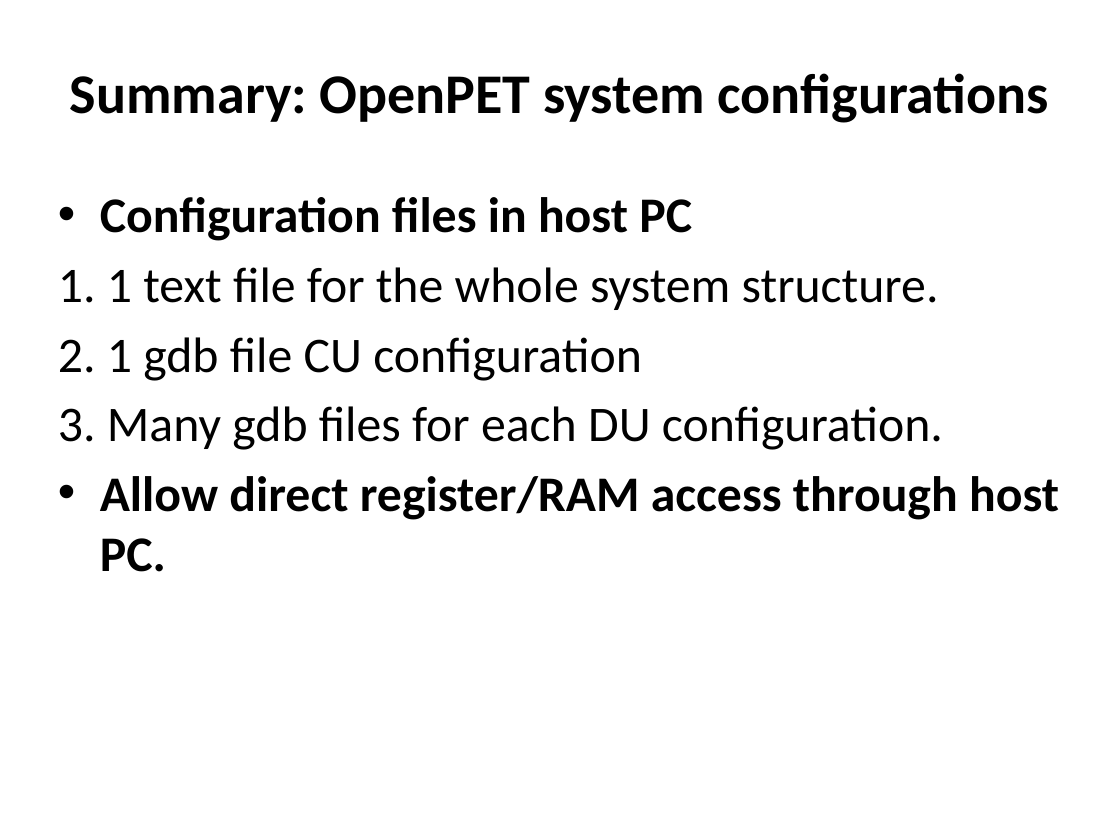
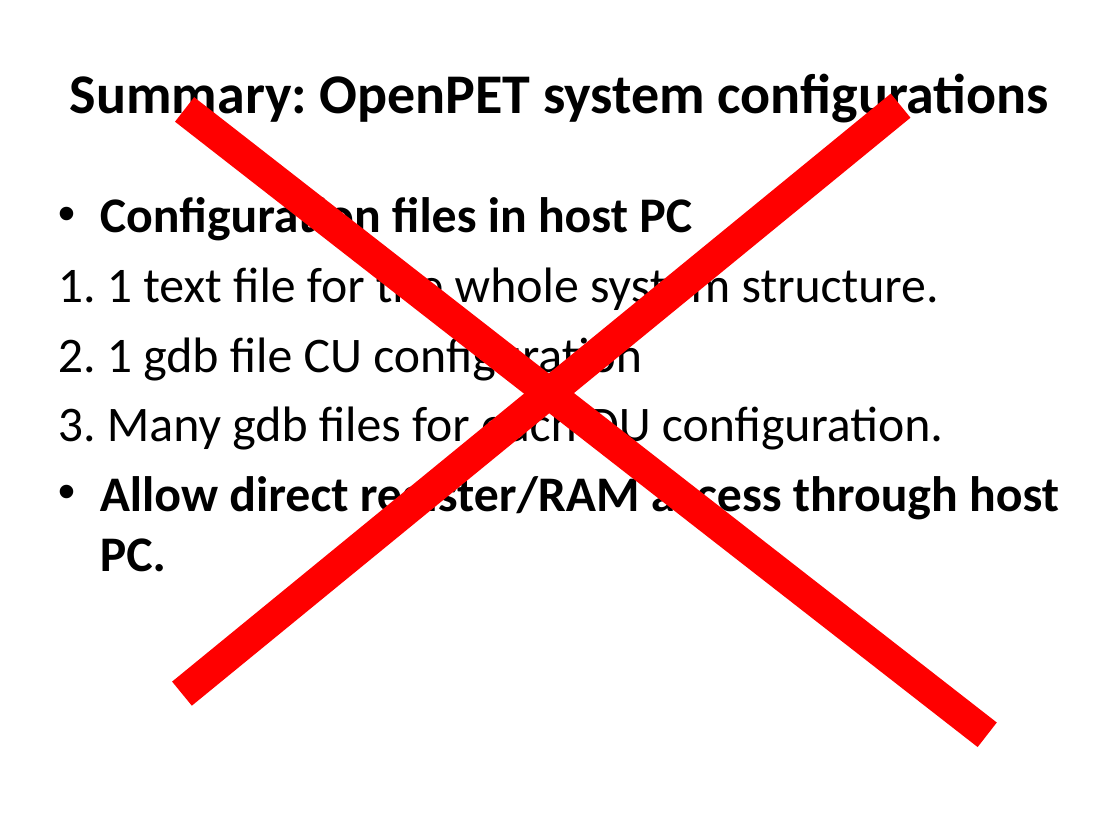
Before and after one commit to heejong/HostPC, a slide deck: slide 22 of Getting Started/GUI_design_OpenPET.pptx. Drawn at 1120x840 pixels with LibreOffice and Linux fonts; fonts in the diff are those of the drawing. Boxes give left, top, right and bottom in pixels: in the first picture for what was removed or moved away, otherwise in the second. Text is boxed around its words. In the diff, an @@ line names an element or a change of style, - is before the commit and + after.

```diff
--- a/Getting Started/GUI_design_OpenPET.pptx
+++ b/Getting Started/GUI_design_OpenPET.pptx
@@ line added from (900, 105) to (181, 693), #FF0000 20 pt @@
@@ line added from (185, 110) to (987, 735), #FF0000 20 pt @@
```
Also in this commit, not shown: 7 other slides changed, 15 slides added, 1 slide removed, 2 other files.
